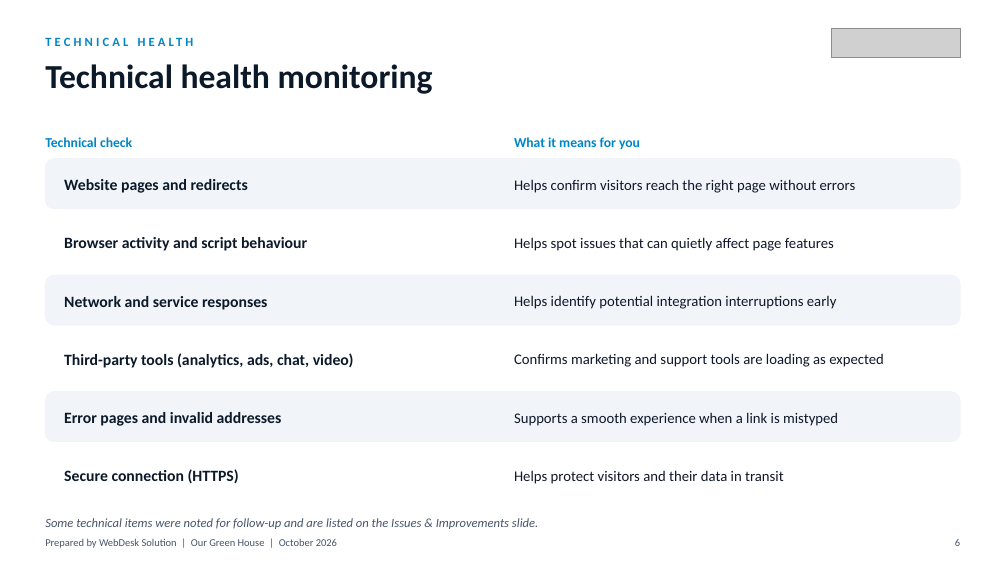
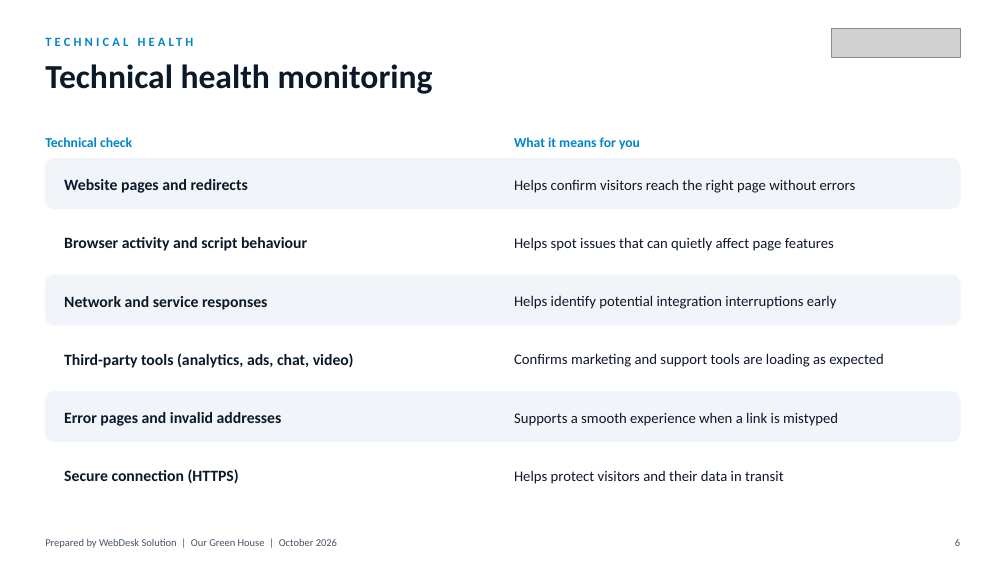
Before and after one commit to jash-webdesk/monthly-monitoring-testing-system, a slide deck: slide 6 of reports/our-green-house/2026-10/Our_Green_House_Monthly_Website_Maintenance_Report_October_2026.pptx. Drawn at 1008x567 pixels with LibreOffice and Linux fonts; fonts in the diff are those of the drawing; grey boxes stand for pictures. Boxes give left, top, right and bottom in pixels: in the first picture for what was removed or moved away, otherwise in the second. Text is boxed around its words. In the diff, an @@ line names an element or a change of style, - is before the commit and + after.

```diff
--- a/reports/our-green-house/2026-10/Our_Green_House_Monthly_Website_Maintenance_Report_October_2026.pptx
+++ b/reports/our-green-house/2026-10/Our_Green_House_Monthly_Website_Maintenance_Report_October_2026.pptx
@@ text removed at [45,518,538,529] @@
-Some technical items were noted for follow-up and are listed on the Issues & Improvements slide.
```
Also in this commit, not shown: 5 other slides changed, 19 other files.
